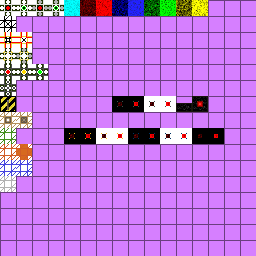
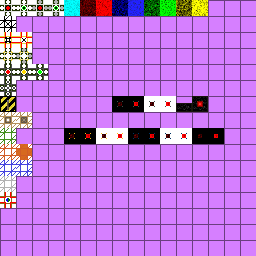
Two versions of the same layered image (w=256, h=256). Layer-by-layer changes:
added layer "12*16+0 engine control" above "7*16+0/1 compactor pipe" over [0, 192, 16, 208]
painted on "Ebene 6" over [0, 192, 16, 208]
